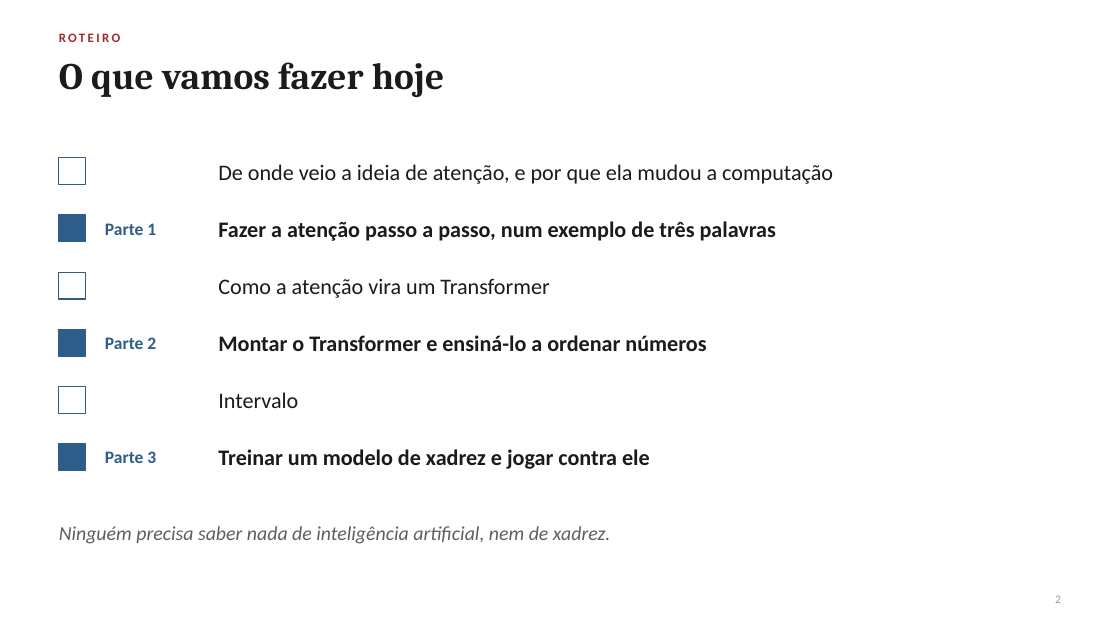
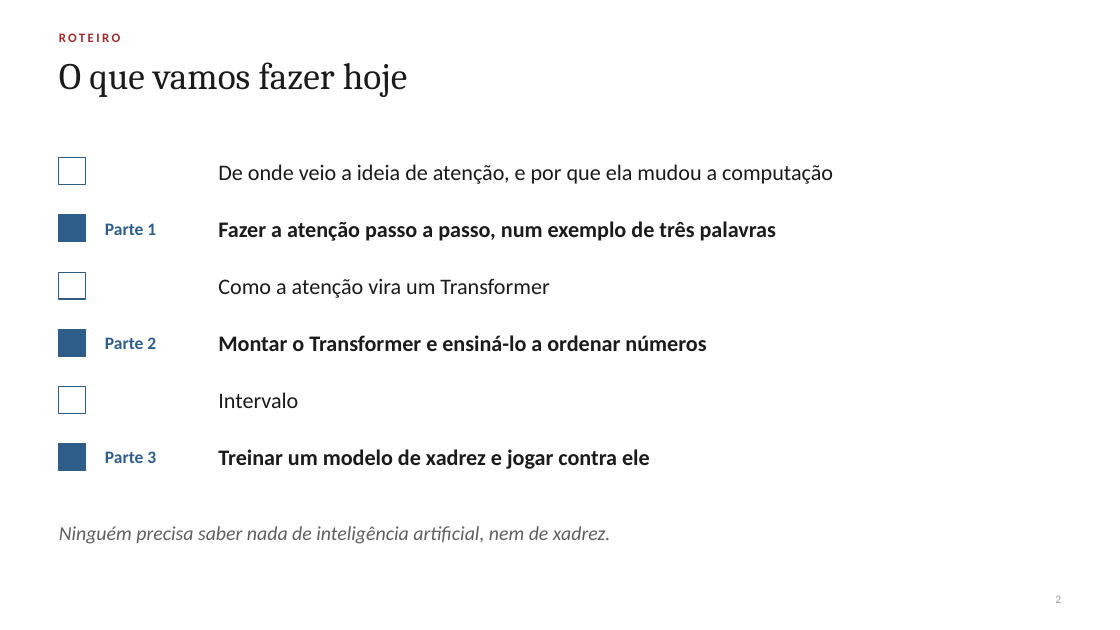
Before and after one commit to giovannibragasv/transformer-do-zero, a slide deck: slide 2 of slides/attention_workshop.pptx. Drawn at 1120x630 pixels with LibreOffice and Linux fonts; fonts in the diff are those of the drawing. Boxes give left, top, right and bottom in pixels: in the first picture for what was removed or moved away, otherwise in the second. Text is boxed around its words. In the diff, an @@ line names an element or a change of style, - is before the commit and + after.

```diff
--- a/slides/attention_workshop.pptx
+++ b/slides/attention_workshop.pptx
@@ text "O que vamos fazer hoje" at [59,62,408,97]: bold off @@
```
Also in this commit, not shown: 24 other slides changed, 5 other files.
